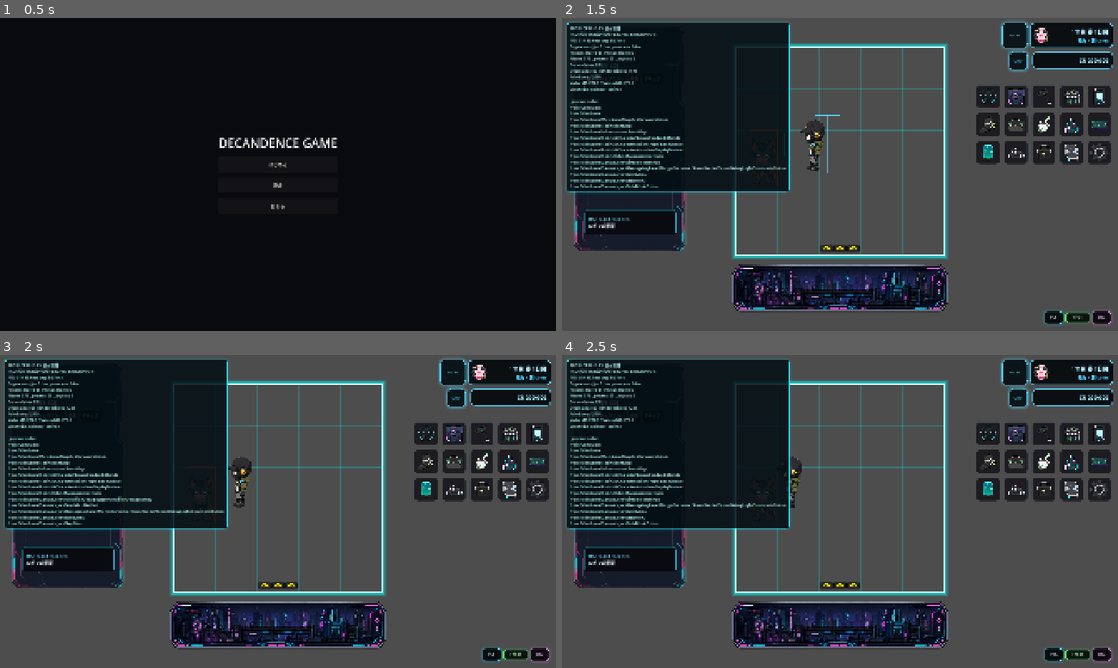
Above: before the commit, frames 1-4 (two rows, left to right).
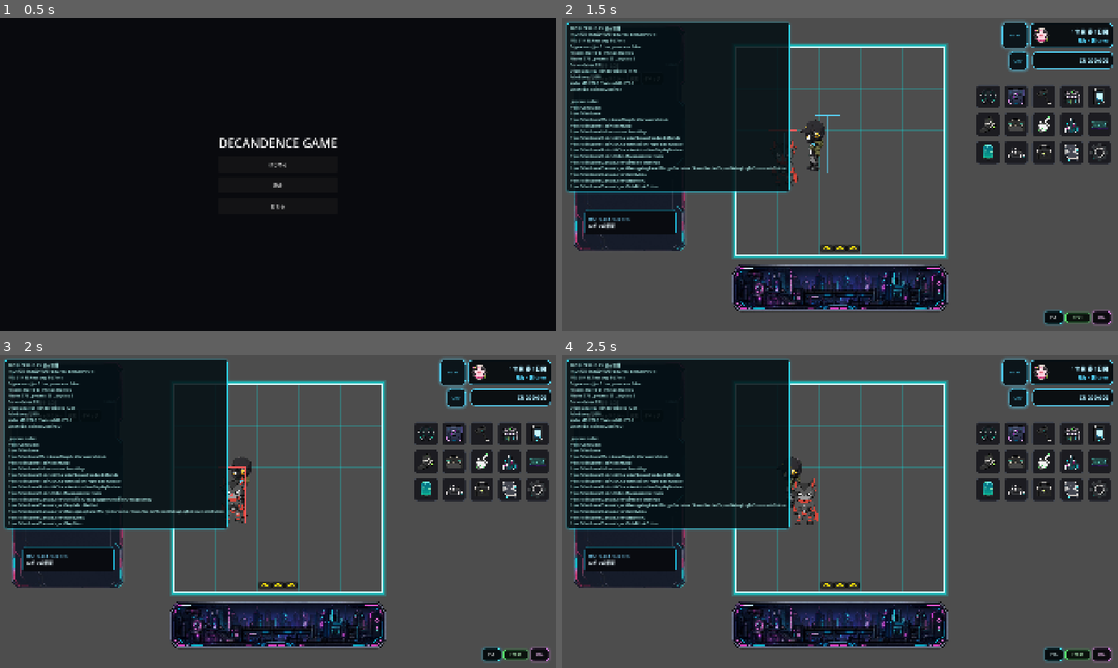
Above: after the commit, the same moments.

Repository: grimoire1089-coder/optimistic
Game: Godot game, scene res://Scenes/Boot/TitleScene.tscn
The game is run twice, just before and just after one commit, with the same random seed, the same clock (stepped at 60 frames per second) and the same inputs. Sound files missing from this copy of the repository are replaced by a short silence.
Inputs:
- Up to frame 1 (0.5 s): no input
- Up to frame 2 (1.5 s): click "はじめる" at 0.5 s; click "POS" at 1.25 s
- Up to frame 3 (2 s): no input
- Up to frame 4 (2.5 s): click "POS-" at 2 s

Frame 1 is identical in both runs. In frame 2, 0.1% of the frame differs, in the area x 6-43%, y 10-54%; in frame 3, 0.4%, in the area x 6-45%, y 10-54%; in frame 4, 0.2%.

Commit message:
Create Zippy wander module at runtime

Diff:
--- a/Scripts/Characters/Zippy/ZippyActor.gd
+++ b/Scripts/Characters/Zippy/ZippyActor.gd
@@ -4,6 +4,7 @@
 signal selected(actor: ZippyActor)
 
 const DEFAULT_CLICK_SFX_PATH := "res://Assets/Audio/SFX/UI/UI_Click_001.ogg"
+const WANDER_SCRIPT := preload("res://Scripts/Characters/Modules/AICharacterRandomWanderModule.gd")
 
 @export var resident_id: StringName = &"zippy"
 @export var display_name: String = "ジッピー"
@@ -21,7 +22,8 @@
 @onready var needs_module: CharacterNeedsModule = $AICharacterNeedsBundle/CharacterNeedsModule
 @onready var mood_module: CharacterMoodModule = $AICharacterNeedsBundle/CharacterMoodModule
 @onready var need_planner: NeedDrivenAIPlanner = $AICharacterNeedsBundle/NeedDrivenAIPlanner
-@onready var wander_module: AICharacterRandomWanderModule = $AICharacterRandomWanderModule
+
+var wander_module: AICharacterRandomWanderModule
 
 
 func _ready() -> void:
@@ -29,6 +31,7 @@
 	add_to_group(&"ai_character_actor")
 	_load_default_click_sfx_if_needed()
 	_connect_click_area()
+	_ensure_wander_module()
 	call_deferred("_finish_start_setup")
 
 
@@ -79,6 +82,22 @@
 	if action_id == CharacterNeedActionIds.IDLE:
 		return "待機中"
 	return String(action_id)
+
+
+func _ensure_wander_module() -> void:
+	wander_module = get_node_or_null("AICharacterRandomWanderModule") as AICharacterRandomWanderModule
+	if wander_module != null:
+		return
+	wander_module = WANDER_SCRIPT.new() as AICharacterRandomWanderModule
+	if wander_module == null:
+		return
+	wander_module.name = "AICharacterRandomWanderModule"
+	wander_module.movement_area_provider_path = NodePath("../RobinRoomMap")
+	wander_module.furniture_placement_module_path = NodePath("../FurniturePlacementModule")
+	wander_module.actor_grid_footprint = actor_grid_footprint
+	wander_module.visual_half_extents = Vector2(48.0, 96.0)
+	wander_module.idle_chance = 0.72
+	add_child(wander_module)
 
 
 func _finish_start_setup() -> void:
